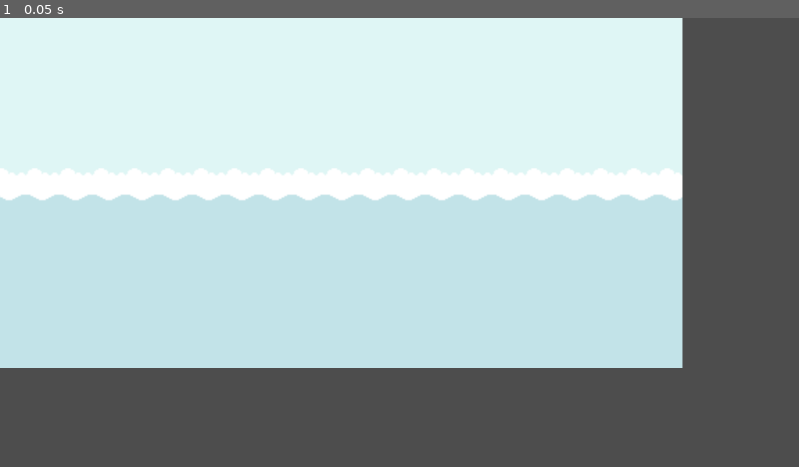
Above: before the commit, frame 1.
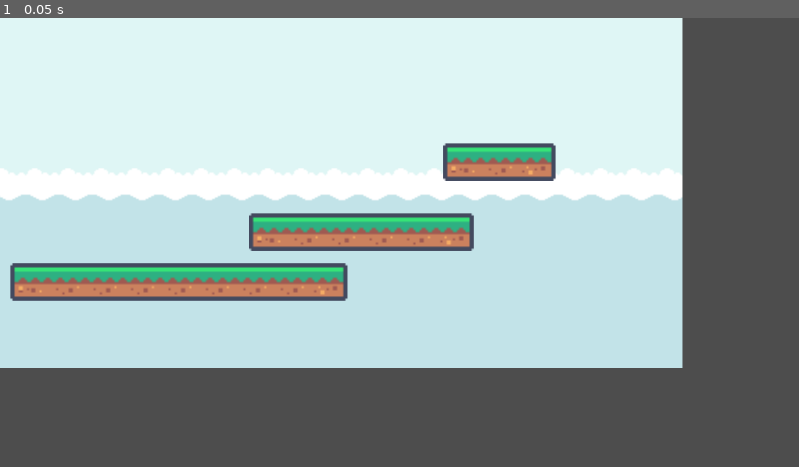
Above: after the commit, the same moment.

Repository: HA5UN0/rfgd-beginner-projects
Game: Godot game, scene res://scenes/main.tscn
The game is run twice, just before and just after one commit, with the same random seed, the same clock (stepped at 60 frames per second) and the same inputs. The project has no main scene, so this scene is started directly.
Inputs:
- Up to frame 1 (0.05 s): no input

The runs differ from the first frame. In frame 1, 7.1% of the frame differs, in the area x 1-70%, y 27-64%.

Commit message:
added platforms and and out of bound nodes

Diff:
--- a/platform-game/scenes/main.tscn
+++ b/platform-game/scenes/main.tscn
@@ -1,12 +1,28 @@
-[gd_scene load_steps=4 format=3 uid="uid://bkxj04f1oe06e"]
+[gd_scene load_steps=11 format=3 uid="uid://bkxj04f1oe06e"]
 
 [ext_resource type="Texture2D" uid="uid://b5vpj65yuv578" path="res://art/kenney_pixel-platformer/Tiles/Backgrounds/tile_0003.png" id="1_a41bf"]
 [ext_resource type="Texture2D" uid="uid://t0xtbbri8x1g" path="res://art/kenney_pixel-platformer/Tiles/Backgrounds/tile_0008.png" id="1_gujib"]
 [ext_resource type="Texture2D" uid="uid://dwhrbf3vwegvg" path="res://art/kenney_pixel-platformer/Tiles/Backgrounds/tile_0016.png" id="3_hnwfr"]
+[ext_resource type="Texture2D" uid="uid://bsh4cecwk7cdr" path="res://art/kenney_pixel-platformer/Tiles/tile_0001.png" id="4_7wuk2"]
+[ext_resource type="Texture2D" uid="uid://femq3m6bh00a" path="res://art/kenney_pixel-platformer/Tiles/tile_0002.png" id="5_2olho"]
+[ext_resource type="Texture2D" uid="uid://rfb3aou8hfur" path="res://art/kenney_pixel-platformer/Tiles/tile_0003.png" id="6_8mbom"]
+
+[sub_resource type="RectangleShape2D" id="RectangleShape2D_didgo"]
+size = Vector2(478, 49)
+
+[sub_resource type="RectangleShape2D" id="RectangleShape2D_l688q"]
+size = Vector2(317.5, 45.25)
+
+[sub_resource type="RectangleShape2D" id="RectangleShape2D_c34f7"]
+size = Vector2(156, 49)
+
+[sub_resource type="RectangleShape2D" id="RectangleShape2D_h00wx"]
+size = Vector2(1177, 34)
 
 [node name="main" type="Node2D"]
 
 [node name="Background" type="Sprite2D" parent="."]
+visible = false
 
 [node name="Top" type="Node" parent="Background"]
 
@@ -948,3 +964,122 @@
 [node name="Mid21" type="Sprite2D" parent="Background/Bot/BotRow5"]
 position = Vector2(480, 0)
 texture = ExtResource("3_hnwfr")
+
+[node name="longPlatform" type="StaticBody2D" parent="."]
+z_index = 1
+position = Vector2(42, 381)
+
+[node name="CollisionShape2D" type="CollisionShape2D" parent="longPlatform"]
+position = Vector2(217, 0.5)
+shape = SubResource("RectangleShape2D_didgo")
+
+[node name="Sprite2D" type="Sprite2D" parent="longPlatform"]
+scale = Vector2(3, 3)
+texture = ExtResource("4_7wuk2")
+
+[node name="Sprite2D2" type="Sprite2D" parent="longPlatform"]
+position = Vector2(54, 0)
+scale = Vector2(3, 3)
+texture = ExtResource("5_2olho")
+
+[node name="Sprite2D3" type="Sprite2D" parent="longPlatform"]
+position = Vector2(108, 0)
+scale = Vector2(3, 3)
+texture = ExtResource("5_2olho")
+
+[node name="Sprite2D4" type="Sprite2D" parent="longPlatform"]
+position = Vector2(162, 0)
+scale = Vector2(3, 3)
+texture = ExtResource("5_2olho")
+
+[node name="Sprite2D5" type="Sprite2D" parent="longPlatform"]
+position = Vector2(216, 0)
+scale = Vector2(3, 3)
+texture = ExtResource("5_2olho")
+
+[node name="Sprite2D6" type="Sprite2D" parent="longPlatform"]
+position = Vector2(270, 0)
+scale = Vector2(3, 3)
+texture = ExtResource("5_2olho")
+
+[node name="Sprite2D7" type="Sprite2D" parent="longPlatform"]
+position = Vector2(324, 0)
+scale = Vector2(3, 3)
+texture = ExtResource("5_2olho")
+
+[node name="Sprite2D8" type="Sprite2D" parent="longPlatform"]
+position = Vector2(378, 0)
+scale = Vector2(3, 3)
+texture = ExtResource("5_2olho")
+
+[node name="Sprite2D9" type="Sprite2D" parent="longPlatform"]
+position = Vector2(432, 0)
+scale = Vector2(3, 3)
+texture = ExtResource("6_8mbom")
+
+[node name="mediumPlatform" type="StaticBody2D" parent="."]
+z_index = 1
+position = Vector2(386, 309)
+
+[node name="CollisionShape2D" type="CollisionShape2D" parent="mediumPlatform"]
+position = Vector2(134.25, 0)
+shape = SubResource("RectangleShape2D_l688q")
+
+[node name="Sprite2D" type="Sprite2D" parent="mediumPlatform"]
+scale = Vector2(3, 3)
+texture = ExtResource("4_7wuk2")
+
+[node name="Sprite2D2" type="Sprite2D" parent="mediumPlatform"]
+position = Vector2(54, 0)
+scale = Vector2(3, 3)
+texture = ExtResource("5_2olho")
+
+[node name="Sprite2D3" type="Sprite2D" parent="mediumPlatform"]
+position = Vector2(108, 0)
+scale = Vector2(3, 3)
+texture = ExtResource("5_2olho")
+
+[node name="Sprite2D7" type="Sprite2D" parent="mediumPlatform"]
+position = Vector2(162, 0)
+scale = Vector2(3, 3)
+texture = ExtResource("5_2olho")
+
+[node name="Sprite2D8" type="Sprite2D" parent="mediumPlatform"]
+position = Vector2(216, 0)
+scale = Vector2(3, 3)
+texture = ExtResource("5_2olho")
+
+[node name="Sprite2D9" type="Sprite2D" parent="mediumPlatform"]
+position = Vector2(270, 0)
+scale = Vector2(3, 3)
+texture = ExtResource("6_8mbom")
+
+[node name="shortPlatform" type="StaticBody2D" parent="."]
+z_index = 1
+position = Vector2(666, 208)
+
+[node name="CollisionShape2D" type="CollisionShape2D" parent="shortPlatform"]
+position = Vector2(54, 0.5)
+shape = SubResource("RectangleShape2D_c34f7")
+
+[node name="Sprite2D" type="Sprite2D" parent="shortPlatform"]
+scale = Vector2(3, 3)
+texture = ExtResource("4_7wuk2")
+
+[node name="Sprite2D2" type="Sprite2D" parent="shortPlatform"]
+position = Vector2(54, 0)
+scale = Vector2(3, 3)
+texture = ExtResource("5_2olho")
+
+[node name="Sprite2D9" type="Sprite2D" parent="shortPlatform"]
+position = Vector2(108, 0)
+scale = Vector2(3, 3)
+texture = ExtResource("6_8mbom")
+
+[node name="outOfBounds" type="Area2D" parent="."]
+z_index = 1
+position = Vector2(0, 454)
+
+[node name="CollisionShape2D" type="CollisionShape2D" parent="outOfBounds"]
+position = Vector2(473.5, 7)
+shape = SubResource("RectangleShape2D_h00wx")
